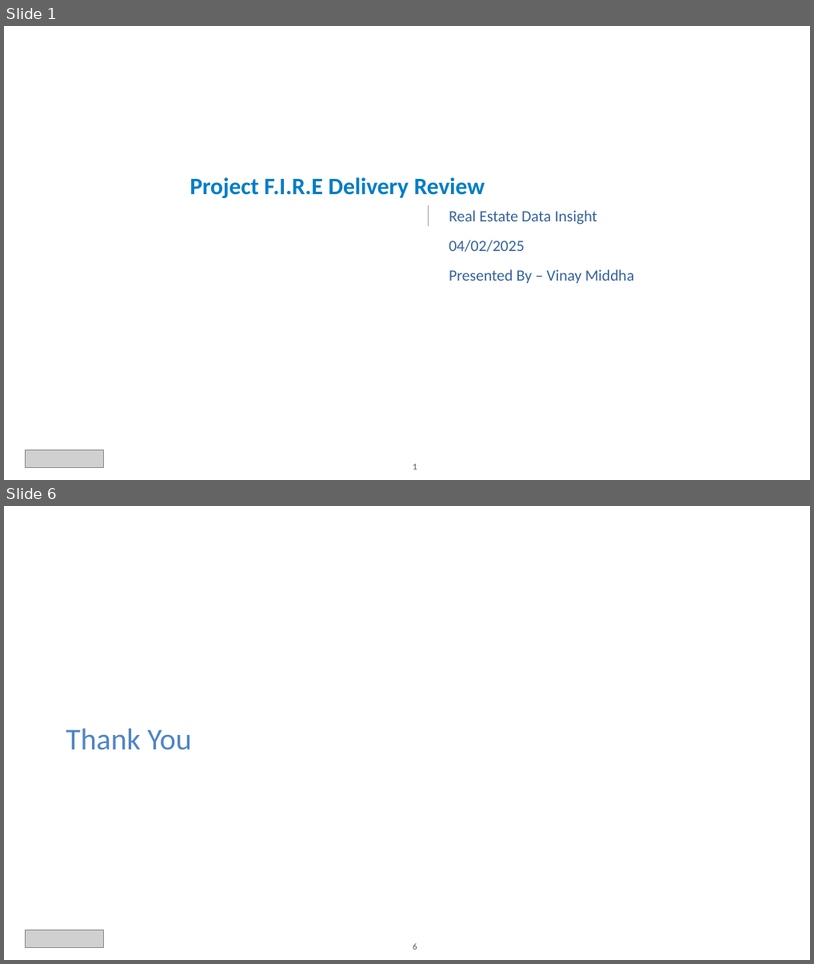
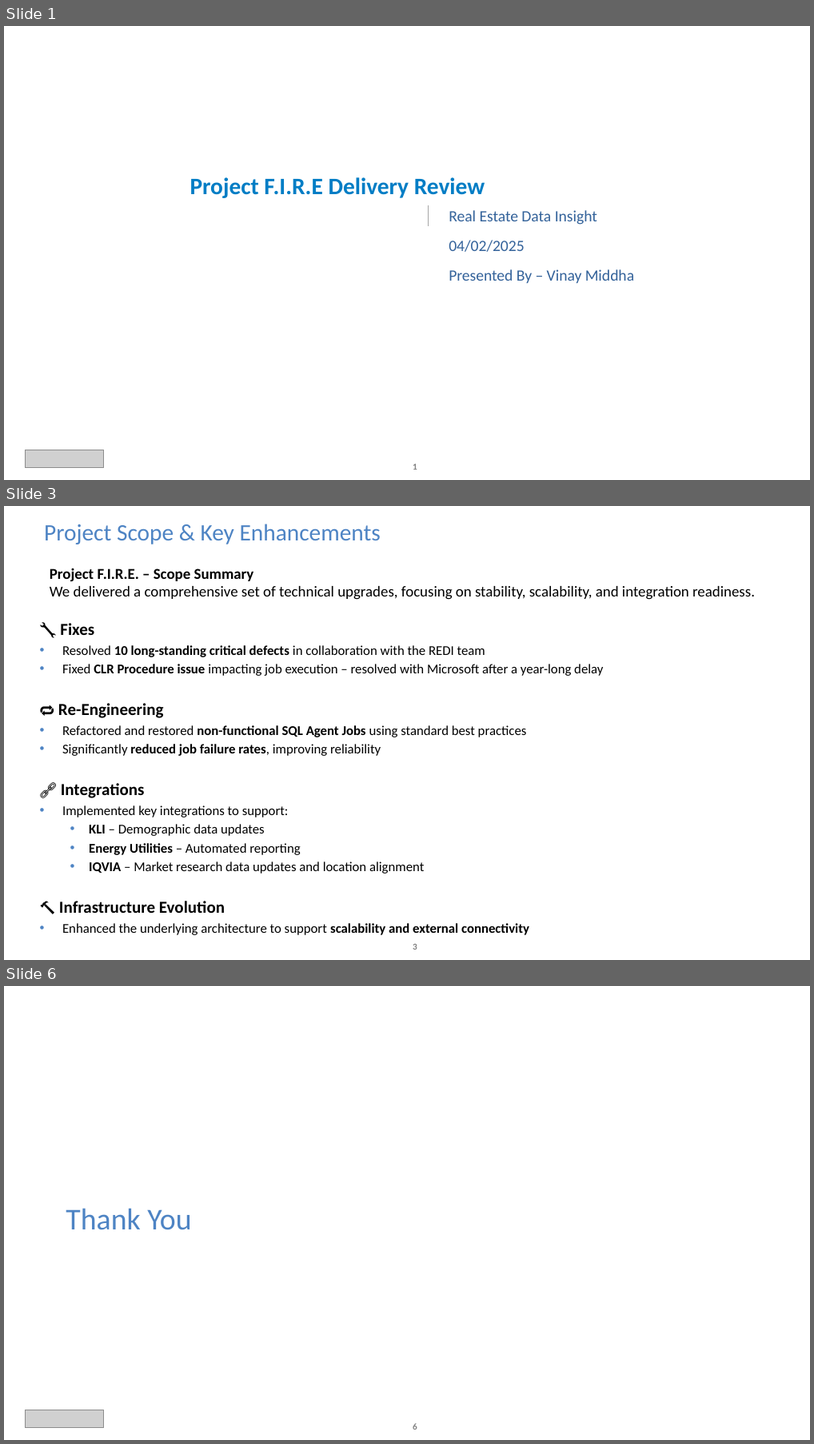
Before and after one commit to vinmidd/Application, a slide deck: Project Delivery Summary & Value Realization_v0.1.pptx. Shown one above the other, each under a label of ours: slides 1 and 6 before the commit, slides 1, 3 and 6 after it; the slides between them are not shown. The pictures are 814x964 and 814x1444 pixels, drawn with LibreOffice and Linux fonts; fonts in the diff are those of the drawing; grey boxes stand for pictures; background and template pictures are left out. Boxes give left, top, right and bottom in pixels: in the first picture for what was removed or moved away, otherwise in the second. Text is boxed around its words. In the diff, an @@ line names an element or a change of style, - is before the commit and + after.

```diff
--- a/Project Delivery Summary & Value Realization_v0.1.pptx
+++ b/Project Delivery Summary & Value Realization_v0.1.pptx
@@ slide 3 added at (4,506,810,960), background #FFFFFF; not listed: 1 template element that a slide beside it also shows @@
@@ title added at (44,524,381,544), 28 pt, text #4E84C4 @@
+Project Scope & Key Enhancements
@@ text added at (50,568,755,600), 18 pt, text #000000 @@
+Project F.I.R.E. – Scope Summary
+We delivered a comprehensive set of technical upgrades, focusing on stability, scalability, and integration readiness.
@@ text added at (58,623,603,935), 16 pt, text #000000 @@
+🔧 Fixes
+• Resolved 10 long-standing critical defects in collaboration with the REDI team
+• Fixed CLR Procedure issue impacting job execution – resolved with Microsoft after a year-long delay
+🔁 Re-Engineering
+• Refactored and restored non-functional SQL Agent Jobs using standard best practices
+• Significantly reduced job failure rates, improving reliability
+🔗 Integrations
+• Implemented key integrations to support:
+  • KLI – Demographic data updates
+  • Energy Utilities – Automated reporting
+  • IQVIA – Market research data updates and location alignment
+🔨 Infrastructure Evolution
+• Enhanced the underlying architecture to support scalability and external connectivity
```
Also in this commit, not shown: 4 slides changed, 6 other files.
